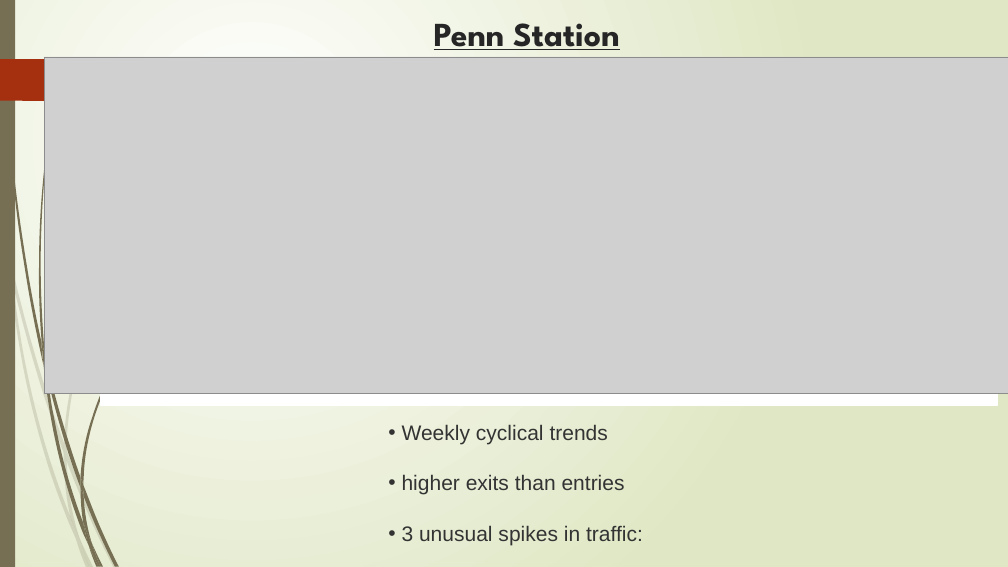
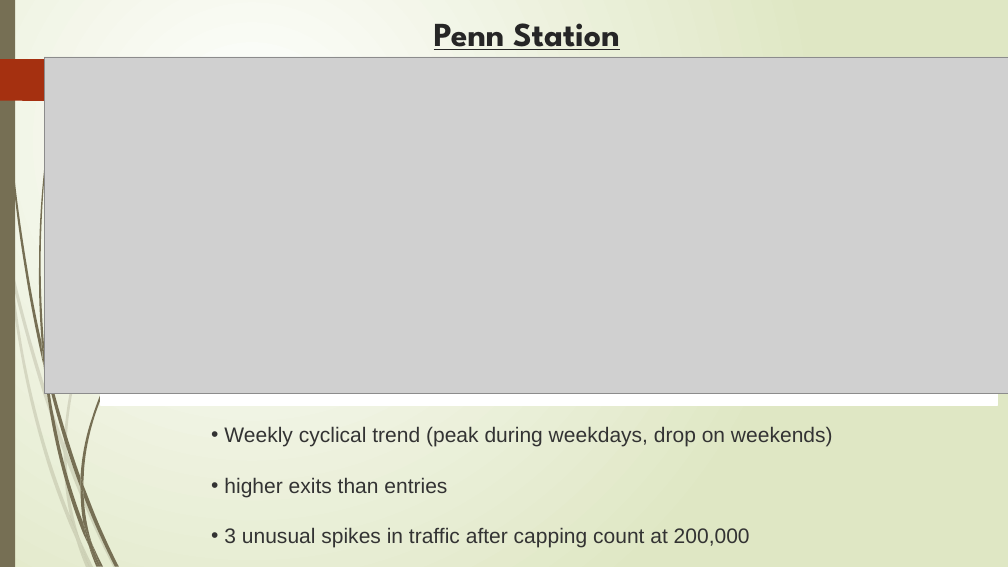
Before and after one commit to jaykwon2/MTA_EDA, a slide deck: slide 6 of EDA-MTA_presentation.pptx. Drawn at 1008x567 pixels with LibreOffice and Linux fonts; fonts in the diff are those of the drawing; grey boxes stand for pictures. Boxes give left, top, right and bottom in pixels: in the first picture for what was removed or moved away, otherwise in the second. Text is boxed around its words. In the diff, an @@ line names an element or a change of style, - is before the commit and + after.

```diff
--- a/EDA-MTA_presentation.pptx
+++ b/EDA-MTA_presentation.pptx
@@ text "Weekly cyclical trend (peak during ...": place and size @@
-text "Weekly cyclical trend (peak during ..." at <box>402,424,643,545</box>
+text "Weekly cyclical trend (peak during ..." at <box>224,426,833,548</box>
@@ text at <box>224,426,833,447</box>: text changed @@
-• Weekly cyclical trends
+• Weekly cyclical trend (peak during weekdays, drop on weekends)
@@ text at <box>224,527,750,548</box>: text changed @@
-• 3 unusual spikes in traffic:
+• 3 unusual spikes in traffic after capping count at 200,000
```
Also in this commit, not shown: 5 other slides changed, 2 other files.
